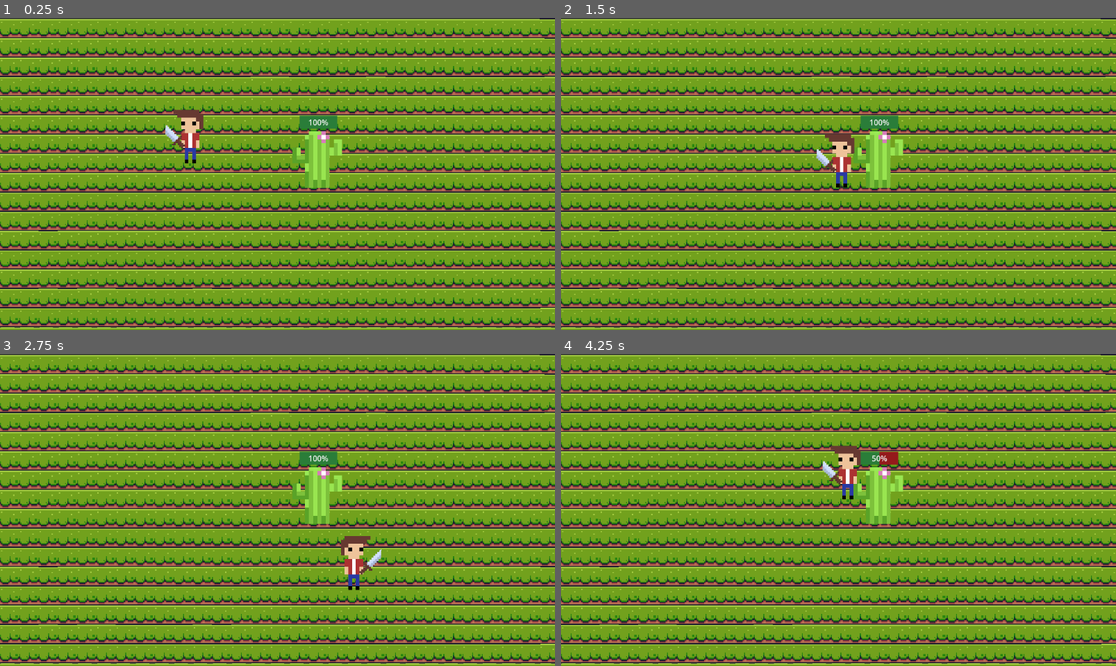
Above: before the commit, frames 1-4 (two rows, left to right).
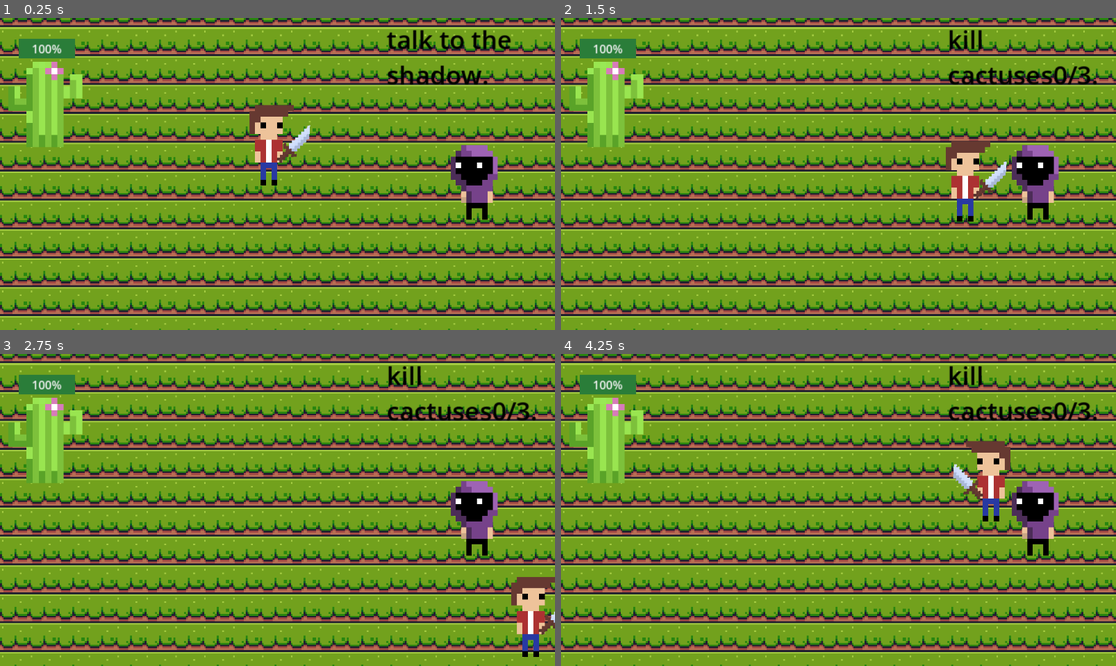
Above: after the commit, the same moments.

Repository: Explement/How-Deep-Will-You-Go
Game: Godot game, scene res://scenes/regular scenes/main.tscn
Two runs of this game, one before a commit and one after it. Both use one fixed random seed, a clock stepped at 60 frames per second and the inputs below.
Inputs (mouse positions are in pixels of both pictures, inside the frame that each line leads up to):
- Up to frame 1 (0.25 s): no input
- Up to frame 2 (1.5 s): tap Enter at 0.5 s; move the mouse to (960, 158) at 0.52 s; hold D (right) 0.53-1.28 s; click (960, 158) at 0.6 s; tap E (interact, bound only after the commit) at 0.8, 1.35 s; move the mouse to (727, 189) at 1.27 s; hold S (down) from 1.28 s (still down)
- Up to frame 3 (2.75 s): click (166, 525) at 1.55 s; move the mouse to (333, 441) at 2.02 s; release S (down) at 2.03 s; hold D (right) from 2.03 s (still down); click (333, 441) at 2.1 s; tap E (interact, bound only after the commit) at 2.3 s
- Up to frame 4 (4.25 s): move the mouse to (810, 572) at 2.77 s; release D (right) at 2.78 s; hold W (up) 2.78-3.53 s; tap E (interact, bound only after the commit) at 2.85, 3.8 s; click (810, 572) at 3.05 s; move the mouse to (1005, 556) at 3.52 s; hold A (left) from 3.53 s (still down); click (1005, 556) at 3.6 s

The runs differ from the first frame. In frame 1, 68% of the frame differs, in the area x 0-100%, y 0-100%; in frame 2, 68%; in frame 3, 68%; in frame 4, 68%.

Commit message:
added quest s system

Diff:
--- a/how-deep-will-you-go/how-deep-will-you-go/project.godot
+++ b/how-deep-will-you-go/how-deep-will-you-go/project.godot
@@ -46,3 +46,8 @@
 "events": [Object(InputEventMouseButton,"resource_local_to_scene":false,"resource_name":"","device":-1,"window_id":0,"a …(256 unchanged characters)…
 ]
 }
+interact={
+"deadzone": 0.5,
+"events": [Object(InputEventKey,"resource_local_to_scene":false,"resource_name":"","device":-1,"window_id":0,"alt_pressed":false,"shift_pressed":false,"ctrl_pressed":false,"meta_pressed":false,"pressed":false,"keycode":0,"physical_keycode":69,"key_label":0,"unicode":101,"location":0,"echo":false,"script":null)
+]
+}
--- a/how-deep-will-you-go/how-deep-will-you-go/scenes/regular scenes/main.tscn
+++ b/how-deep-will-you-go/how-deep-will-you-go/scenes/regular scenes/main.tscn
@@ -1,8 +1,12 @@
-[gd_scene load_steps=6 format=3 uid="uid://bhwrp5c8btwo0"]
+[gd_scene load_steps=10 format=3 uid="uid://bhwrp5c8btwo0"]
 
 [ext_resource type="PackedScene" uid="uid://d1inqjaw0acfn" path="res://scenes/sub scenes/player.tscn" id="1_3ek7r"]
 [ext_resource type="Texture2D" uid="uid://d4ae7odpbutmc" path="res://sprites/Terrain (16x16).png" id="1_lc6yo"]
 [ext_resource type="PackedScene" uid="uid://cdh3grws7hbth" path="res://scenes/sub scenes/static_body_2d.tscn" id="2_xm0x0"]
+[ext_resource type="Script" path="res://scripts/quest_manager.gd" id="3_k6obx"]
+[ext_resource type="Script" path="res://scripts/game_manager.gd" id="4_3tx6a"]
+[ext_resource type="PackedScene" uid="uid://cttdwu0rl2uc5" path="res://scenes/sub scenes/quest_giver.tscn" id="5_2et5u"]
+[ext_resource type="Script" path="res://scripts/quest_giver.gd" id="6_r81hv"]
 
 [sub_resource type="TileSetAtlasSource" id="TileSetAtlasSource_vqpm3"]
 texture = ExtResource("1_lc6yo")
@@ -156,27 +160,82 @@
 
 [node name="main" type="Node2D"]
 
-[node name="TileMap" type="TileMap" parent="."]
+[node name="game_manager" type="Node" parent="."]
+script = ExtResource("4_3tx6a")
+
+[node name="quest_manager" type="Node" parent="."]
+script = ExtResource("3_k6obx")
+
+[node name="scecne_objects" type="Node" parent="."]
+
+[node name="sword_cooldown" type="Timer" parent="scecne_objects"]
+unique_name_in_owner = true
+wait_time = 0.16
+
+[node name="player" parent="scecne_objects" instance=ExtResource("1_3ek7r")]
+unique_name_in_owner = true
+z_index = 1
+position = Vector2(383, 249)
+
+[node name="TileMap" type="TileMap" parent="scecne_objects"]
 texture_filter = 1
 scale = Vector2(2.5, 2.5)
 tile_set = SubResource("TileSet_ceq1p")
 format = 2
 layer_0/tile_data = PackedInt32Array(-65536, 458752, 0, 0, 458752, 0, 65536, 458752, 0, 131072, 458752, 0, 196608, 4587 …(10289 unchanged characters)…
 
-[node name="player" parent="." instance=ExtResource("1_3ek7r")]
-unique_name_in_owner = true
-z_index = 1
-position = Vector2(383, 249)
-
-[node name="StaticBody2D" parent="." instance=ExtResource("2_xm0x0")]
-unique_name_in_owner = true
-position = Vector2(406, 106)
-
-[node name="sword_cooldown" type="Timer" parent="."]
-unique_name_in_owner = true
-wait_time = 1.5
-
-[connection signal="attack" from="player" to="StaticBody2D" method="_on_character_body_2d_attack"]
-[connection signal="body_entered" from="StaticBody2D" to="player" method="_on_static_body_2d_body_entered"]
-[connection signal="body_exited" from="StaticBody2D" to="player" method="_on_static_body_2d_body_exited"]
-[connection signal="timeout" from="sword_cooldown" to="player" method="_on_sword_cooldown_timeout"]
+[node name="quest_giver" parent="scecne_objects" instance=ExtResource("5_2et5u")]
+position = Vector2(791, 235)
+script = ExtResource("6_r81hv")
+
+[node name="Camera2D" type="Camera2D" parent="scecne_objects"]
+position = Vector2(384, 286)
+zoom = Vector2(1.5, 1.5)
+
+[node name="enemies" type="Node" parent="scecne_objects"]
+
+[node name="cactuses" type="Node" parent="scecne_objects/enemies"]
+
+[node name="StaticBody2D" parent="scecne_objects/enemies/cactuses" instance=ExtResource("2_xm0x0")]
+unique_name_in_owner = true
+position = Vector2(-190, 2)
+
+[node name="UI" type="Control" parent="."]
+layout_mode = 3
+anchors_preset = 0
+offset_right = 40.0
+offset_bottom = 40.0
+
+[node name="quest_label" type="RichTextLabel" parent="UI"]
+unique_name_in_owner = true
+top_level = true
+layout_mode = 0
+offset_left = 535.0
+offset_top = 75.0
+offset_right = 769.0
+offset_bottom = 121.0
+bbcode_enabled = true
+text = "[color=black][font_size=35]talk to the shadow."
+fit_content = true
+
+[node name="dialouge_panel" type="Panel" parent="UI"]
+layout_mode = 0
+offset_right = 40.0
+offset_bottom = 40.0
+
+[node name="dialouge_label" type="RichTextLabel" parent="UI/dialouge_panel"]
+unique_name_in_owner = true
+layout_mode = 0
+offset_right = 40.0
+offset_bottom = 40.0
+
+[connection signal="quest_completed" from="quest_manager" to="scecne_objects/quest_giver" method="_on_quest_manager_quest_completed"]
+[connection signal="timeout" from="scecne_objects/sword_cooldown" to="scecne_objects/player" method="_on_sword_cooldown_timeout"]
+[connection signal="attack" from="scecne_objects/player" to="scecne_objects/enemies/cactuses/StaticBody2D" method="_on_character_body_2d_attack"]
+[connection signal="body_entered" from="scecne_objects/quest_giver" to="scecne_objects/enemies/cactuses/StaticBody2D" method="_on_quest_giver_body_entered"]
+[connection signal="body_entered" from="scecne_objects/quest_giver" to="scecne_objects/quest_giver" method="_on_body_entered"]
+[connection signal="body_exited" from="scecne_objects/quest_giver" to="scecne_objects/quest_giver" method="_on_body_exited"]
+[connection signal="received_quest" from="scecne_objects/quest_giver" to="quest_manager" method="_on_quest_giver_received_quest"]
+[connection signal="body_entered" from="scecne_objects/enemies/cactuses/StaticBody2D" to="scecne_objects/player" method="_on_static_body_2d_body_entered"]
+[connection signal="body_exited" from="scecne_objects/enemies/cactuses/StaticBody2D" to="scecne_objects/player" method="_on_static_body_2d_body_exited"]
+[connection signal="cactus_killed" from="scecne_objects/enemies/cactuses/StaticBody2D" to="quest_manager" method="_on_static_body_2d_cactus_killed"]
--- /dev/null
+++ b/how-deep-will-you-go/how-deep-will-you-go/scenes/regular scenes/main_menu.tscn
@@ -0,0 +1,3 @@
+[gd_scene format=3 uid="uid://dbjgci1j0jp57"]
+
+[node name="Node2D" type="Node2D"]
--- a/how-deep-will-you-go/how-deep-will-you-go/scenes/sub scenes/player.tscn
+++ b/how-deep-will-you-go/how-deep-will-you-go/scenes/sub scenes/player.tscn
@@ -59,45 +59,6 @@
 "transitions": PackedFloat32Array(1),
 "update": 1,
 "values": [true]
-}
-
-[sub_resource type="Animation" id="Animation_mulm0"]
-resource_name = "attack_front"
-tracks/0/type = "value"
-tracks/0/imported = false
-tracks/0/enabled = true
-tracks/0/path = NodePath("test_sword/sword_sprite:rotation")
-tracks/0/interp = 1
-tracks/0/loop_wrap = true
-tracks/0/keys = {
-"times": PackedFloat32Array(0.0333333, 0.5, 0.9),
-"transitions": PackedFloat32Array(1, 1, 1),
-"update": 0,
-"values": [-0.846656, 0.699248, -0.846656]
-}
-tracks/1/type = "value"
-tracks/1/imported = false
-tracks/1/enabled = true
-tracks/1/path = NodePath("test_sword/sword_sprite:position")
-tracks/1/interp = 1
-tracks/1/loop_wrap = true
-tracks/1/keys = {
-"times": PackedFloat32Array(0.0333333, 0.5, 0.9),
-"transitions": PackedFloat32Array(1, 1, 1),
-"update": 0,
-"values": [Vector2(1.66213, 6.45655), Vector2(10.4157, 12.297), Vector2(1.66213, 6.45655)]
-}
-tracks/2/type = "value"
-tracks/2/imported = false
-tracks/2/enabled = true
-tracks/2/path = NodePath("test_sword/sword_sprite:flip_h")
-tracks/2/interp = 1
-tracks/2/loop_wrap = true
-tracks/2/keys = {
-"times": PackedFloat32Array(0.4),
-"transitions": PackedFloat32Array(1),
-"update": 1,
-"values": [false]
 }
 
 [sub_resource type="Animation" id="Animation_nfxio"]
@@ -151,6 +112,72 @@
 "values": [true, false]
 }
 
+[sub_resource type="Animation" id="Animation_mulm0"]
+resource_name = "attack_front"
+tracks/0/type = "value"
+tracks/0/imported = false
+tracks/0/enabled = true
+tracks/0/path = NodePath("test_sword/sword_sprite:rotation")
+tracks/0/interp = 1
+tracks/0/loop_wrap = true
+tracks/0/keys = {
+"times": PackedFloat32Array(0.0333333, 0.5, 0.9),
+"transitions": PackedFloat32Array(1, 1, 1),
+"update": 0,
+"values": [-0.846656, 0.699248, -0.846656]
+}
+tracks/1/type = "value"
+tracks/1/imported = false
+tracks/1/enabled = true
+tracks/1/path = NodePath("test_sword/sword_sprite:position")
+tracks/1/interp = 1
+tracks/1/loop_wrap = true
+tracks/1/keys = {
+"times": PackedFloat32Array(0.0333333, 0.5, 0.9),
+"transitions": PackedFloat32Array(1, 1, 1),
+"update": 0,
+"values": [Vector2(1.66213, 6.45655), Vector2(10.4157, 12.297), Vector2(1.66213, 6.45655)]
+}
+tracks/2/type = "value"
+tracks/2/imported = false
+tracks/2/enabled = true
+tracks/2/path = NodePath("test_sword/sword_sprite:flip_h")
+tracks/2/interp = 1
+tracks/2/loop_wrap = true
+tracks/2/keys = {
+"times": PackedFloat32Array(0.4),
+"transitions": PackedFloat32Array(1),
+"update": 1,
+"values": [false]
+}
+
+[sub_resource type="Animation" id="Animation_3kp6g"]
+resource_name = "sword_left"
+tracks/0/type = "value"
+tracks/0/imported = false
+tracks/0/enabled = true
+tracks/0/path = NodePath("test_sword/sword_sprite:position")
+tracks/0/interp = 1
+tracks/0/loop_wrap = true
+tracks/0/keys = {
+"times": PackedFloat32Array(0.533333),
+"transitions": PackedFloat32Array(1),
+"update": 0,
+"values": [Vector2(-6.1427, 15.2315)]
+}
+tracks/1/type = "value"
+tracks/1/imported = false
+tracks/1/enabled = true
+tracks/1/path = NodePath("test_sword/sword_sprite:rotation")
+tracks/1/interp = 1
+tracks/1/loop_wrap = true
+tracks/1/keys = {
+"times": PackedFloat32Array(0.566667),
+"transitions": PackedFloat32Array(1),
+"update": 0,
+"values": [-0.846656]
+}
+
 [sub_resource type="Animation" id="Animation_f74ij"]
 resource_name = "sword_right"
 tracks/0/type = "value"
@@ -173,33 +200,6 @@
 tracks/1/loop_wrap = true
 tracks/1/keys = {
 "times": PackedFloat32Array(0.8),
-"transitions": PackedFloat32Array(1),
-"update": 0,
-"values": [-0.846656]
-}
-
-[sub_resource type="Animation" id="Animation_3kp6g"]
-resource_name = "sword_left"
-tracks/0/type = "value"
-tracks/0/imported = false
-tracks/0/enabled = true
-tracks/0/path = NodePath("test_sword/sword_sprite:position")
-tracks/0/interp = 1
-tracks/0/loop_wrap = true
-tracks/0/keys = {
-"times": PackedFloat32Array(0.533333),
-"transitions": PackedFloat32Array(1),
-"update": 0,
-"values": [Vector2(-6.1427, 15.2315)]
-}
-tracks/1/type = "value"
-tracks/1/imported = false
-tracks/1/enabled = true
-tracks/1/path = NodePath("test_sword/sword_sprite:rotation")
-tracks/1/interp = 1
-tracks/1/loop_wrap = true
-tracks/1/keys = {
-"times": PackedFloat32Array(0.566667),
 "transitions": PackedFloat32Array(1),
 "update": 0,
 "values": [-0.846656]
@@ -254,7 +254,6 @@
 unique_name_in_owner = true
 position = Vector2(1.66213, 6.45655)
 rotation = -0.846656
-scale = Vector2(1, 1)
 texture = ExtResource("3_4tlcg")
 
 [node name="sword_collision_front" type="CollisionShape2D" parent="."]
--- /dev/null
+++ b/how-deep-will-you-go/how-deep-will-you-go/scenes/sub scenes/quest_giver.tscn
@@ -0,0 +1,18 @@
+[gd_scene load_steps=3 format=3 uid="uid://cttdwu0rl2uc5"]
+
+[ext_resource type="Texture2D" uid="uid://ctg0oyjpkcbru" path="res://sprites/Sprite-0002.png" id="1_jcy41"]
+
+[sub_resource type="RectangleShape2D" id="RectangleShape2D_5v2fe"]
+size = Vector2(65, 103)
+
+[node name="quest_giver" type="Area2D"]
+
+[node name="Sprite2D" type="Sprite2D" parent="."]
+texture_filter = 1
+position = Vector2(-131, 51)
+scale = Vector2(7.25, 7.9375)
+texture = ExtResource("1_jcy41")
+
+[node name="CollisionShape2D" type="CollisionShape2D" parent="."]
+position = Vector2(-136, 63)
+shape = SubResource("RectangleShape2D_5v2fe")
--- a/how-deep-will-you-go/how-deep-will-you-go/scenes/sub scenes/static_body_2d.tscn
+++ b/how-deep-will-you-go/how-deep-will-you-go/scenes/sub scenes/static_body_2d.tscn
@@ -1,6 +1,6 @@
 [gd_scene load_steps=6 format=3 uid="uid://cdh3grws7hbth"]
 
-[ext_resource type="Script" path="res://scripts/static_body_2d.gd" id="1_2fo52"]
+[ext_resource type="Script" path="res://scripts/cactus.gd" id="1_2fo52"]
 [ext_resource type="Texture2D" uid="uid://cdlmq6th40a1h" path="res://sprites/cactus-export.png" id="1_2tjrj"]
 
 [sub_resource type="RectangleShape2D" id="RectangleShape2D_ldakn"]
@@ -26,7 +26,7 @@
 position = Vector2(252.5, 189)
 shape = SubResource("RectangleShape2D_ldakn")
 
-[node name="ProgressBar" type="ProgressBar" parent="."]
+[node name="cactus_health_bar" type="ProgressBar" parent="."]
 unique_name_in_owner = true
 offset_left = 216.0
 offset_top = 97.0
--- /dev/null
+++ b/how-deep-will-you-go/how-deep-will-you-go/scripts/cactus.gd
@@ -0,0 +1,15 @@
+extends Area2D
+signal cactus_killed
+var cactus_health = 10
+
+
+
+func _on_character_body_2d_attack(attack_damage):
+	cactus_health -= attack_damage
+
+func _process(delta):
+	%cactus_health_bar.value = cactus_health
+	if cactus_health <= 0:
+		cactus_health = 0
+		%StaticBody2D.queue_free()
+		emit_signal("cactus_killed")
--- /dev/null
+++ b/how-deep-will-you-go/how-deep-will-you-go/scripts/game_manager.gd
@@ -0,0 +1,3 @@
+extends Node
+
+var cactus_instantiation = preload("res://scenes/sub scenes/static_body_2d.tscn")
--- a/how-deep-will-you-go/how-deep-will-you-go/scripts/player-movement.gd
+++ b/how-deep-will-you-go/how-deep-will-you-go/scripts/player-movement.gd
@@ -14,37 +14,43 @@
 func _process(delta):
 	if Input.is_action_just_pressed("strike"):
 		strike()
-	if velocity.x <= 0 and is_attacking == false:
+	if velocity.x < 0 and is_attacking == false:
 		%animations.play("sword_left")
 	elif velocity.x >= 0 and is_attacking == false:
 		%animations.play("sword_right")
 
+
+
 func _physics_process(delta):
+	var current_velocity_x = velocity.x
+	var last_velocity_x = current_velocity_x
 	var direction = Input.get_vector("left", "right", "up", "down")
 	velocity = direction * speed
 	move_and_slide()
-	if velocity.x <= 0:
+
+
+	if velocity.x < 0:
 		%player_sprite.flip_h = true
 		%sword_sprite.flip_h = true
 		%sword_collision_front.disabled = true
 		%sword_collision_back.disabled = false
-	elif velocity.x >= 0:
+	elif velocity.x > 0:
 		%player_sprite.flip_h = false
 		%sword_sprite.flip_h = false
 		%sword_collision_back.disabled = true
 		%sword_collision_front.disabled = false
+	elif velocity.x == 0:
+		%player_sprite.flip_h = false
+		%sword_sprite.flip_h = false
 
 # combat
 func strike():
 	is_attacking = true
 	%attack_animation_overrule_timer.start()
-	if velocity.x > 0:
+	if velocity.x >= 0:
 		%animations.play("attack_front")
 	elif velocity.x < 0:
 		%animations.play("attack_back")
-	elif velocity.x == 0:
-		%animations.play("attack_back")
-		print("goog")
 	if enemy_in_range == true and cooldown == false:
 		emit_signal("attack", attack_damage)
 		cooldown = true
--- /dev/null
+++ b/how-deep-will-you-go/how-deep-will-you-go/scripts/quest_giver.gd
@@ -0,0 +1,18 @@
+extends Area2D
+var quest_tracker = false
+signal received_quest
+var interactable = false
+func _process(delta: float) -> void:
+	if Input.is_action_just_pressed("interact") and interactable == true and quest_tracker == false:
+		emit_signal("received_quest")
+		quest_tracker = true
+func _on_body_entered(body: CharacterBody2D):
+	interactable = true
+
+
+func _on_body_exited(body: CharacterBody2D):
+	interactable = false
+
+
+func _on_quest_manager_quest_completed():
+	quest_tracker = false
--- /dev/null
+++ b/how-deep-will-you-go/how-deep-will-you-go/scripts/quest_manager.gd
@@ -0,0 +1,27 @@
+extends Node
+
+enum quests {talktoshadow, killcactuses}
+var current_quest = quests.killcactuses
+var quest_label_tracker1 = false
+var cactus_quest_tracker = 0
+signal quest_completed
+
+func _process(delta: float) -> void:
+	if quest_label_tracker1 == true:
+		%quest_label.text = "[color=black][font_size=35]kill cactuses" +  str(cactus_quest_tracker) + "/3."
+	if cactus_quest_tracker == 3:
+		complete_quest()
+func _on_quest_giver_received_quest():
+	give_quest()
+
+func give_quest():
+	if current_quest == quests.killcactuses:
+		quest_label_tracker1 = true
+
+func complete_quest():
+	if current_quest == quests.killcactuses:
+		emit_signal("quest_completed")
+
+
+func _on_static_body_2d_cactus_killed():
+	cactus_quest_tracker += 1
--- a/how-deep-will-you-go/how-deep-will-you-go/scripts/static_body_2d.gd
+++ /dev/null
@@ -1,19 +0,0 @@
-extends Area2D
-
-var cactus_health = 10
-
-
-func _on_character_body_2d_attack(attack_damage):
-	cactus_health -= attack_damage
-
-
-
-func _process(delta):
-	%ProgressBar.value = cactus_health
-	if cactus_health <= 0:
-		cactus_health = 0
-		die()
-
-func die():
-	queue_free()
-	print("you killed the cactus!")
Binary file added: how-deep-will-you-go/how-deep-will-you-go/sprites/Sprite-0002.png
Not shown, added: how-deep-will-you-go/how-deep-will-you-go/sprites/Sprite-0002.png.import
